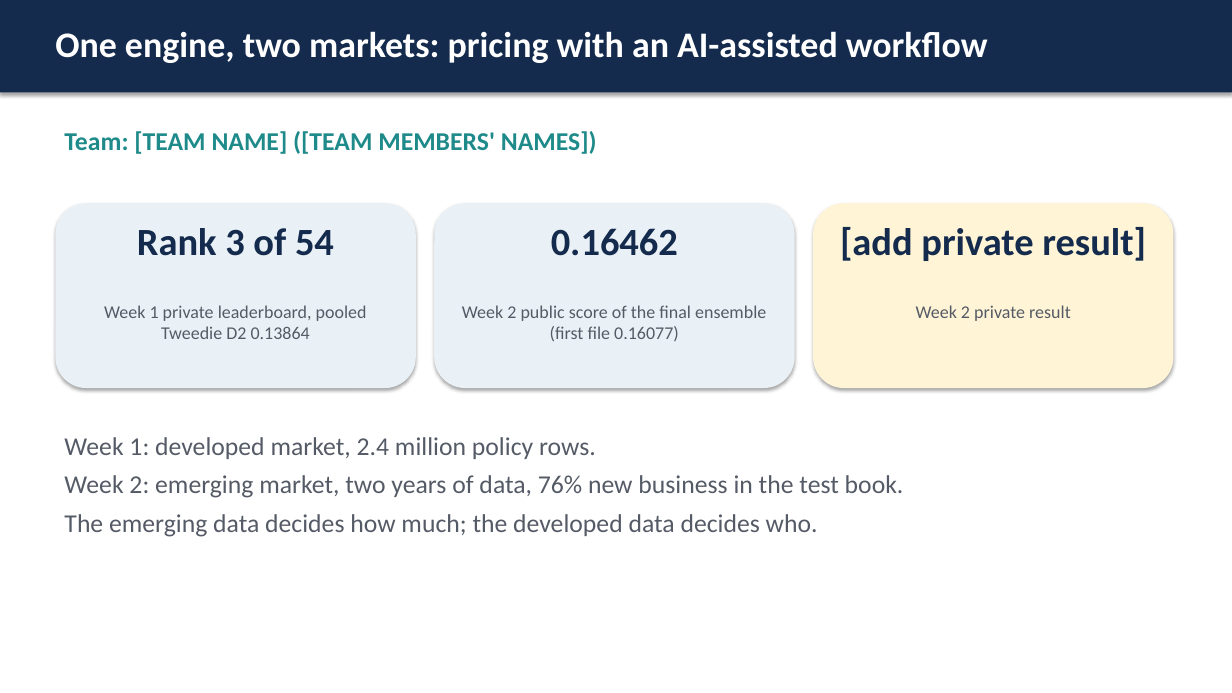
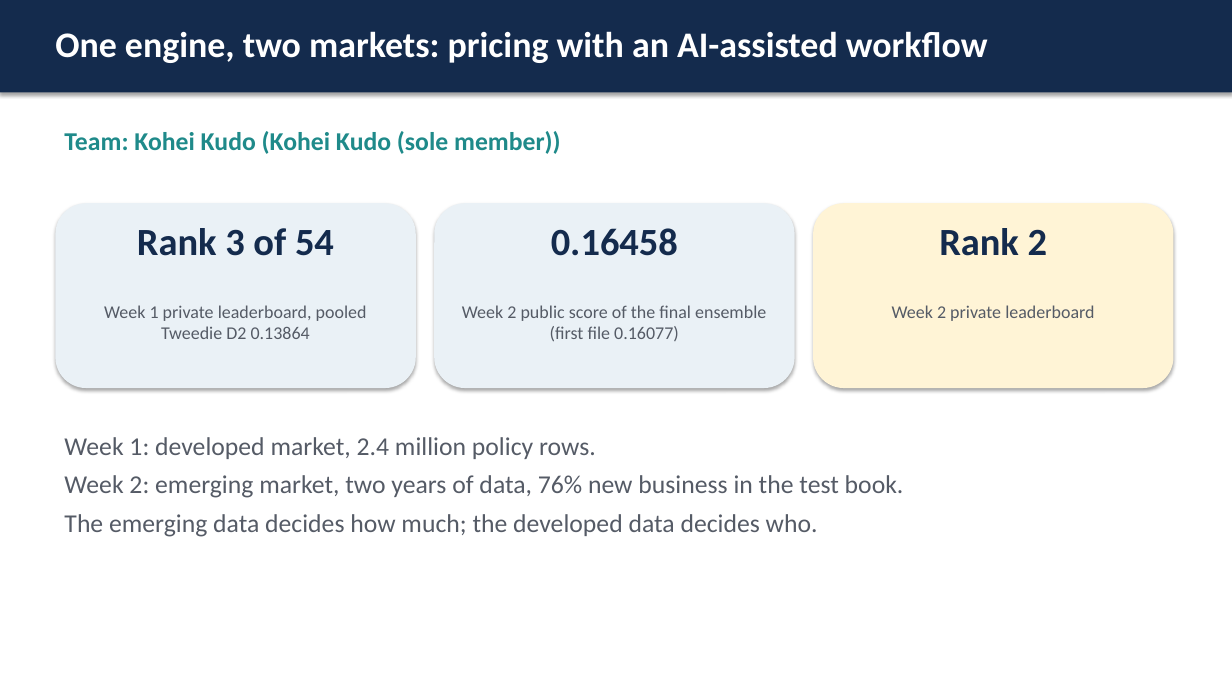
Before and after one commit to wideflat/iaa-hackathon2026, a slide deck: slide 1 of docs/final/video_slides.pptx. Drawn at 1232x693 pixels with LibreOffice and Linux fonts; fonts in the diff are those of the drawing. Boxes give left, top, right and bottom in pixels: in the first picture for what was removed or moved away, otherwise in the second. Text is boxed around its words. In the diff, an @@ line names an element or a change of style, - is before the commit and + after.

```diff
--- a/docs/final/video_slides.pptx
+++ b/docs/final/video_slides.pptx
@@ text at (64,131,561,154): text changed @@
-Team: [TEAM NAME] ([TEAM MEMBERS' NAMES])
+Team: Kohei Kudo (Kohei Kudo (sole member))
@@ text at (551,228,678,256): text changed @@
-0.16462
+0.16458
@@ text at (939,228,1047,256): text changed @@
-[add private result]
+Rank 2
@@ text at (892,305,1094,321): text changed @@
-Week 2 private result
+Week 2 private leaderboard
```
Also in this commit, not shown: 2 other slides changed, 10 other files.
